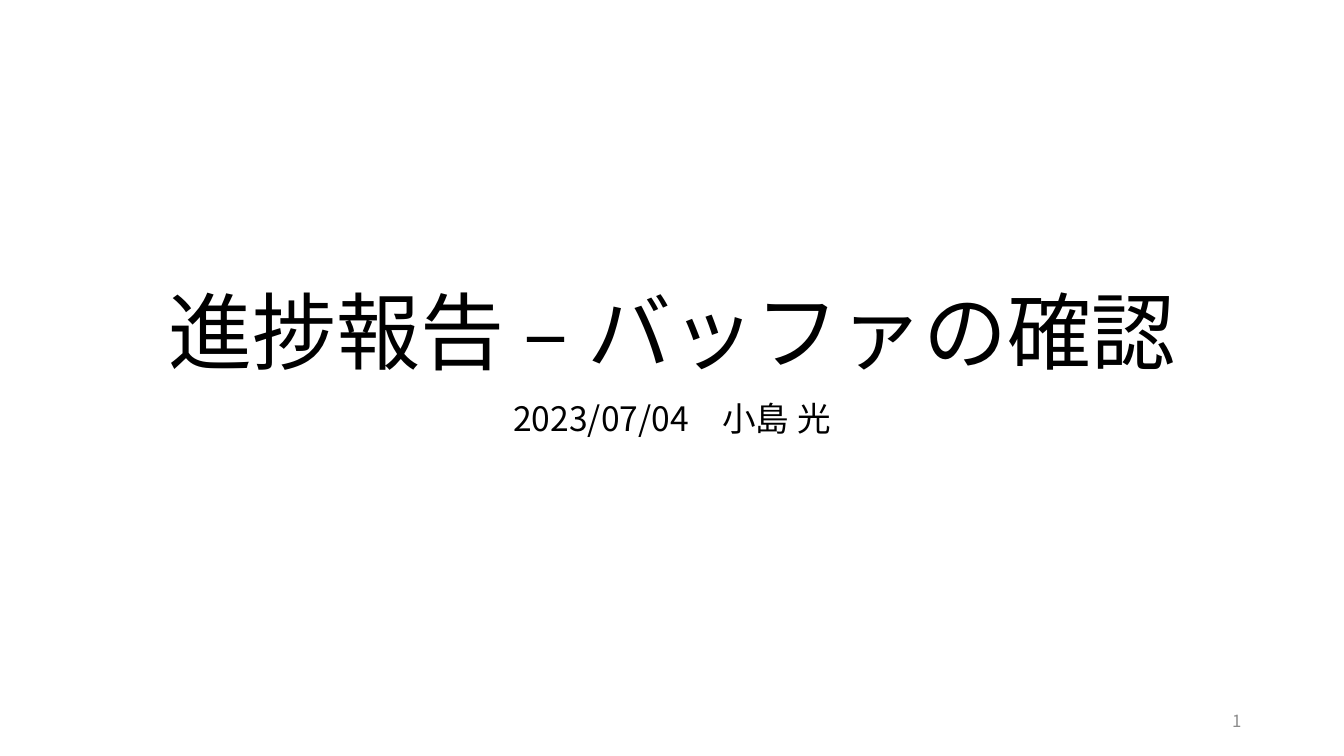
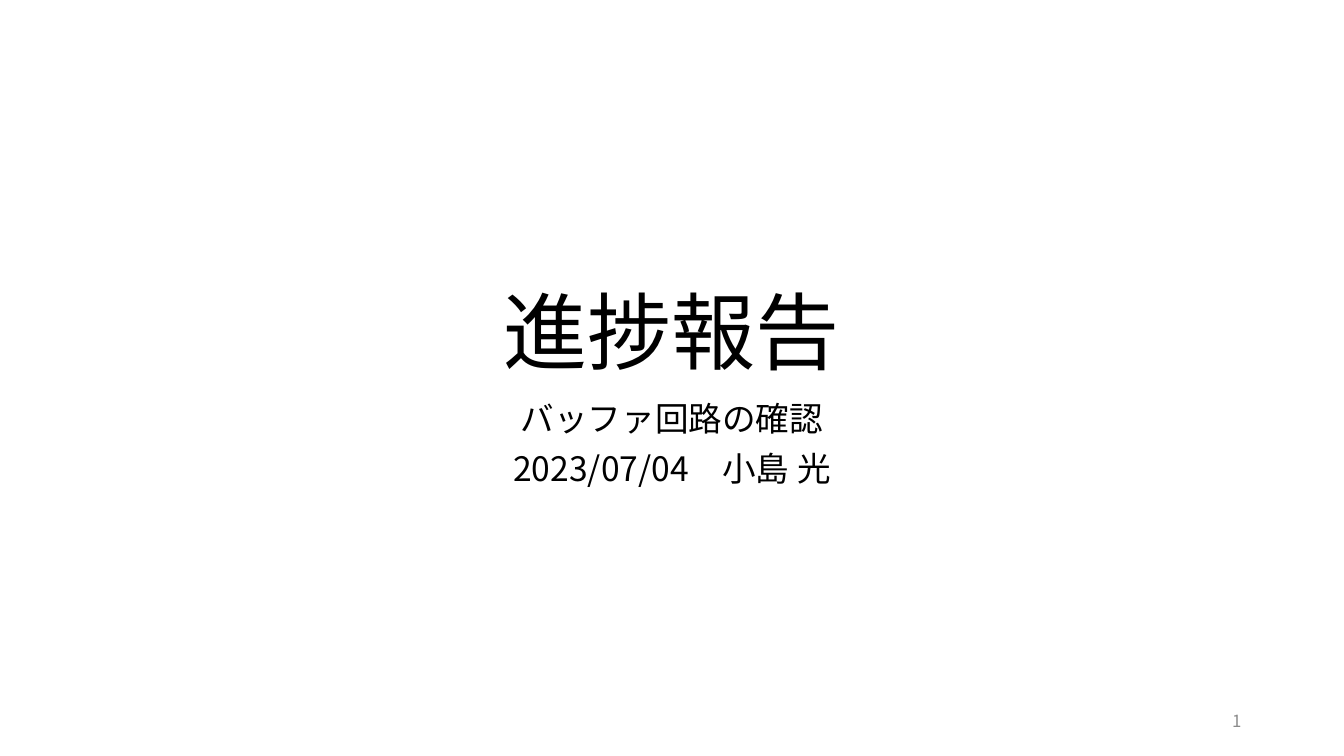
Before and after one commit to kjm-desktop10400/reserch, a slide deck: slide 1 of folded_gilbert/20230703/進捗報告_バッファ.pptx. Drawn at 1344x756 pixels with LibreOffice and Linux fonts; fonts in the diff are those of the drawing. Boxes give left, top, right and bottom in pixels: in the first picture for what was removed or moved away, otherwise in the second. Text is boxed around its words. In the diff, an @@ line names an element or a change of style, - is before the commit and + after.

```diff
--- a/folded_gilbert/20230703/進捗報告_バッファ.pptx
+++ b/folded_gilbert/20230703/進捗報告_バッファ.pptx
@@ title at box(504, 292, 840, 371): text changed @@
-進捗報告 – バッファの確認
+進捗報告
@@ subtitle at box(521, 403, 823, 434): paragraph added @@
+バッファ回路の確認
```
Also in this commit, not shown: 6 other files.
